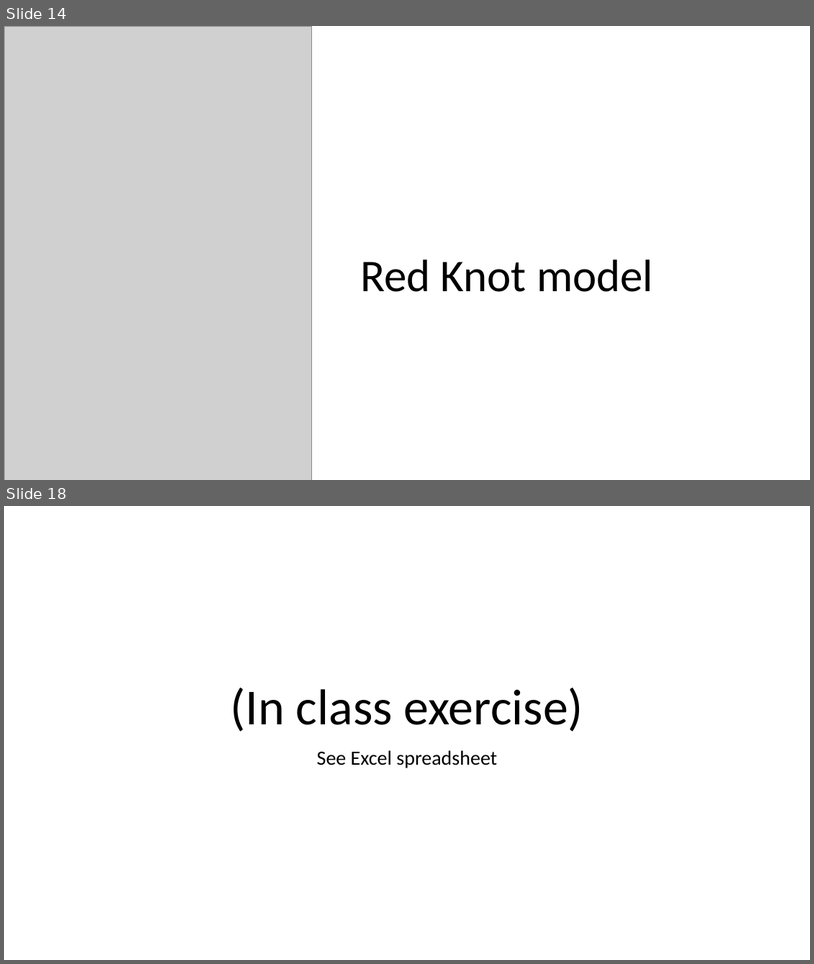
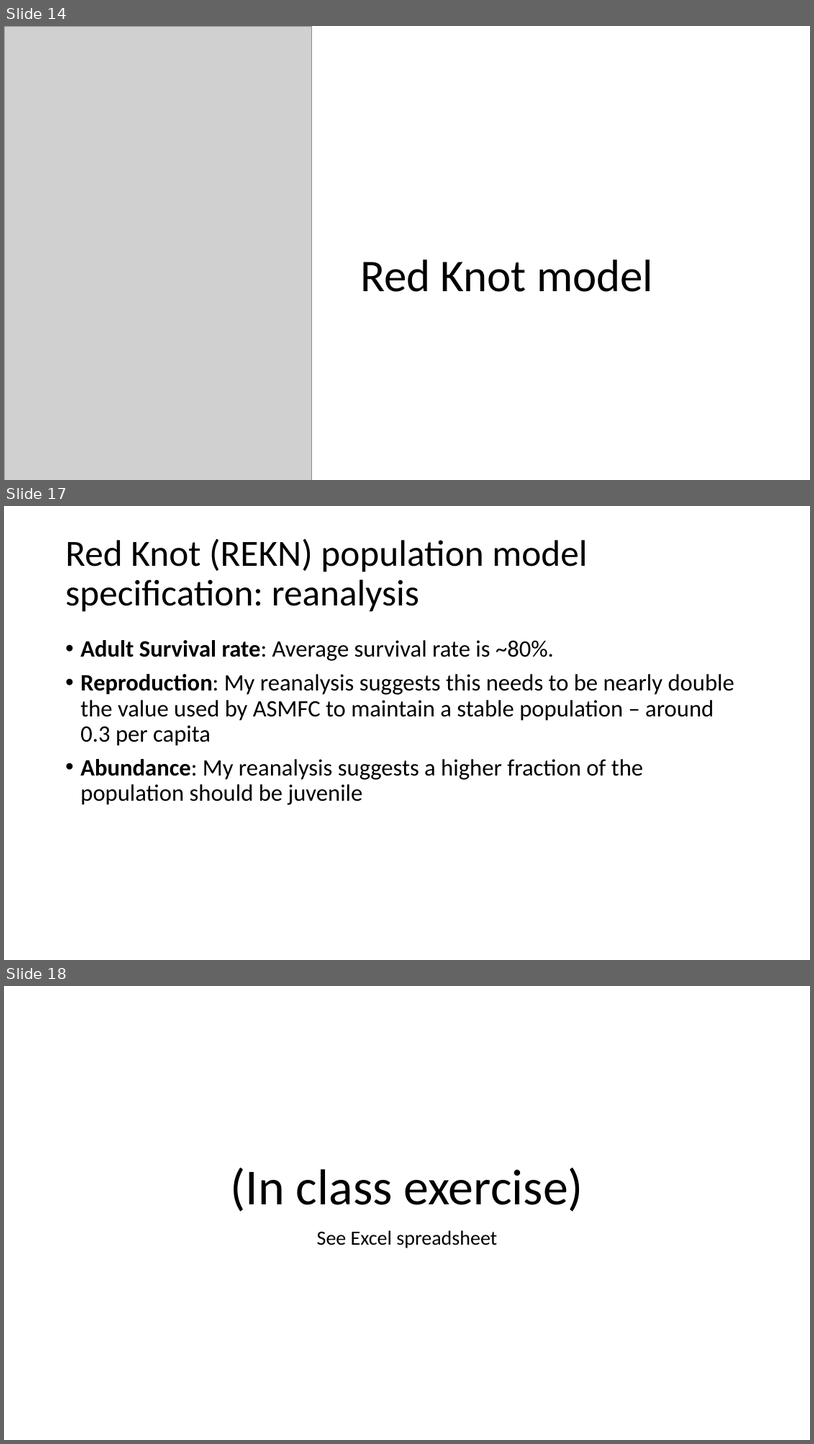
Before and after one commit to kevintshoemaker/NRES-470, a slide deck: REKN2.pptx. Shown one above the other, each under a label of ours: slides 14 and 18 before the commit, slides 14, 17 and 18 after it; the slides between them are not shown. The pictures are 814x964 and 814x1444 pixels, drawn with LibreOffice and Linux fonts; fonts in the diff are those of the drawing; grey boxes stand for pictures. Boxes give left, top, right and bottom in pixels: in the first picture for what was removed or moved away, otherwise in the second. Text is boxed around its words. In the diff, an @@ line names an element or a change of style, - is before the commit and + after.

```diff
--- a/REKN2.pptx
+++ b/REKN2.pptx
@@ slide 17 added at <box>4,506,810,960</box>, background #FFFFFF @@
@@ title added at <box>65,538,587,612</box>, 44 pt, text #000000 @@
+Red Knot (REKN) population model specification: reanalysis
@@ text added at <box>80,640,735,805</box>, 28 pt, text #000000 @@
+• Adult Survival rate: Average survival rate is ~80%.
+• Reproduction: My reanalysis suggests this needs to be nearly double the value used by ASMFC to maintain a stable population – around 0.3 per capita
+• Abundance: My reanalysis suggests a higher fraction of the population should be juvenile
```
Also in this commit, not shown: 1 slide changed, 1 other file.
